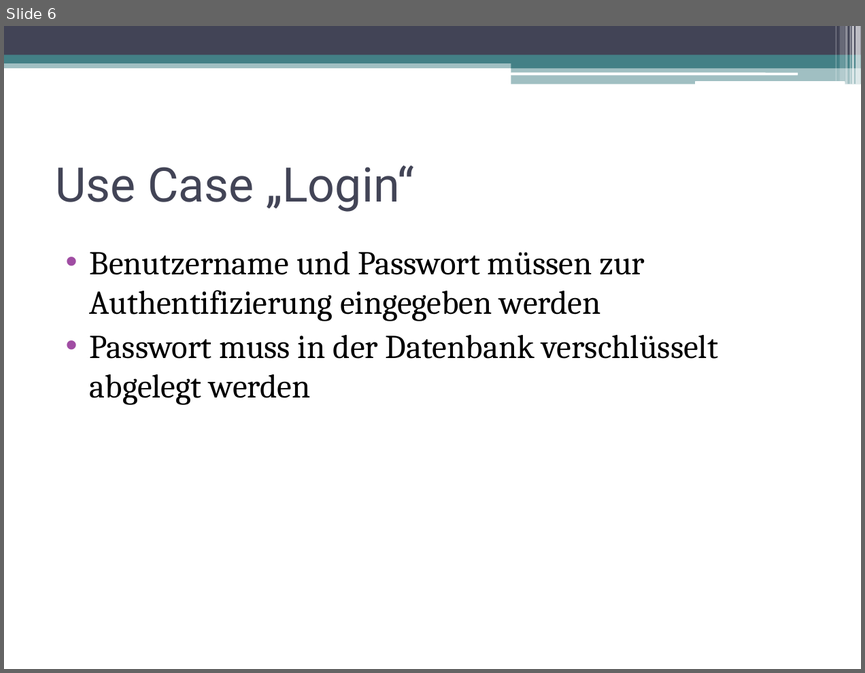
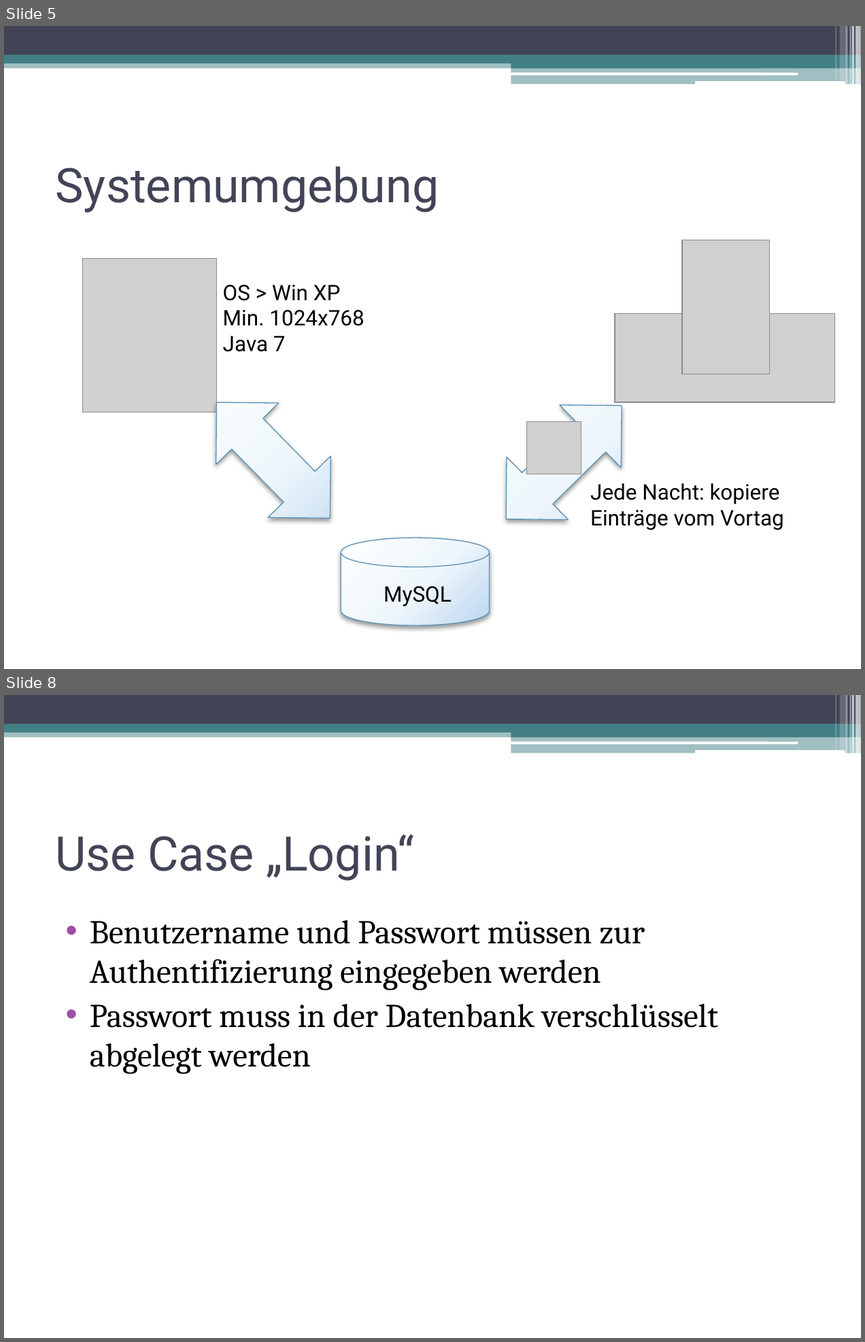
Before and after one commit to DanJoeHa/Fallstudie, a slide deck: Projektmanagement/Abschlusspräsentation.pptx. Shown one above the other, each under a label of ours: slide 6 before the commit, slides 5 and 8 after it; the slides between them are not shown. The pictures are 865x673 and 865x1342 pixels, drawn with LibreOffice and Linux fonts; fonts in the diff are those of the drawing; grey boxes stand for pictures. Boxes give left, top, right and bottom in pixels: in the first picture for what was removed or moved away, otherwise in the second. Text is boxed around its words. In the diff, an @@ line names an element or a change of style, - is before the commit and + after.

```diff
--- a/Projektmanagement/Abschlusspräsentation.pptx
+++ b/Projektmanagement/Abschlusspräsentation.pptx
@@ slide 5 added at (4, 26, 861, 669), background #FFFFFF; not listed: 13 template elements that a slide beside it also shows @@
@@ title added at (55, 166, 439, 212), 40 pt, text #424456 @@
+Systemumgebung
@@ picture added at (682, 240, 769, 374) @@
@@ picture added at (83, 258, 216, 412) @@
@@ text added at (223, 284, 364, 352), 18 pt, text #000000 @@
+OS > Win XP
+Min. 1024x768
+Java 7
@@ picture added at (615, 314, 835, 402) @@
@@ up down arrow added at (185, 371, 361, 548), fill gradient #FEFEFF to #EFF5FB to #BAD8F2, outline #5C92B5 0.75 pt @@
@@ up down arrow added at (475, 373, 652, 550), fill gradient #FEFEFF to #EFF5FB to #BAD8F2, outline #5C92B5 0.75 pt @@
@@ picture added at (527, 422, 581, 474) @@
@@ text added at (590, 483, 784, 530), 18 pt, text #000000 @@
+Jede Nacht: kopiere Einträge vom Vortag
@@ cylinder added at (341, 537, 489, 625), fill gradient #FEFEFF to #EFF5FB to #BAD8F2, outline #5C92B5 0.75 pt @@
@@ text added at (383, 586, 451, 606), 18 pt, text #000000 @@
+MySQL
@@ what was slide 6 is now slide 8 @@
```
Also in this commit, not shown: 2 slides changed, 2 other slides added, 1 slide removed.
